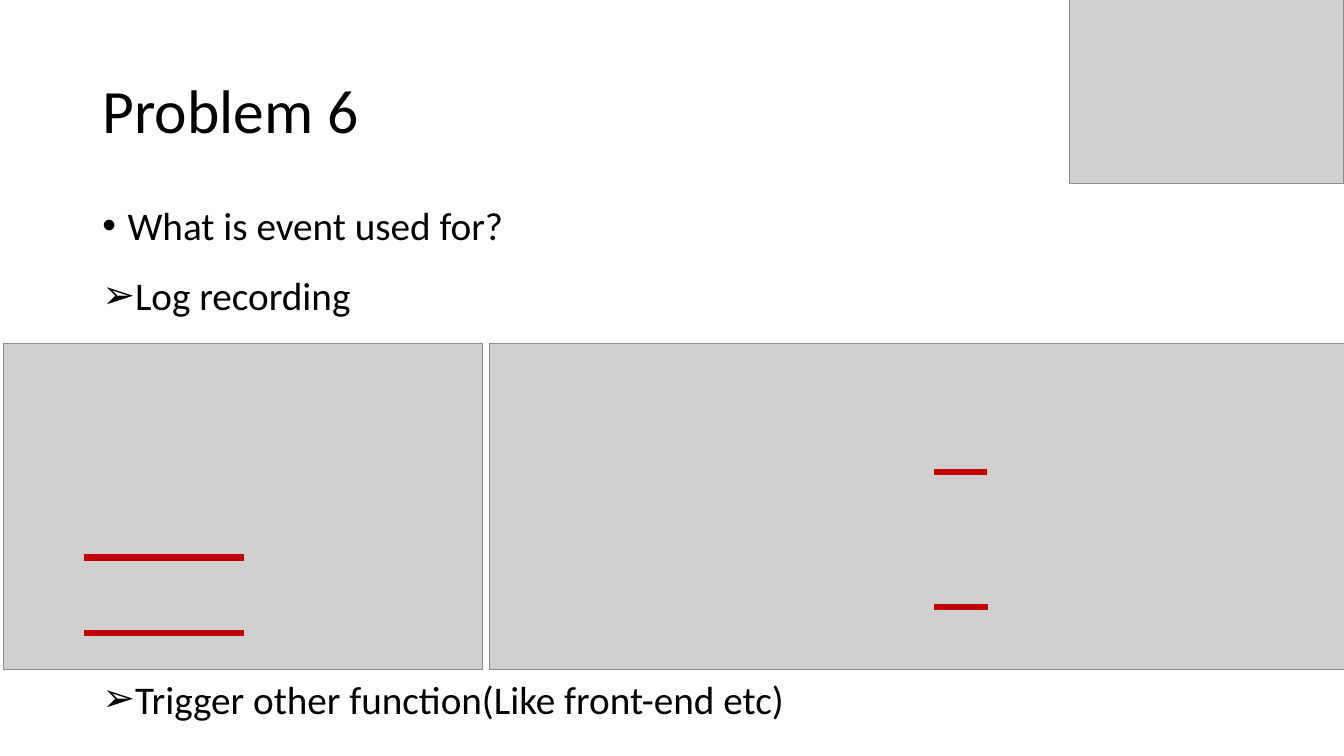
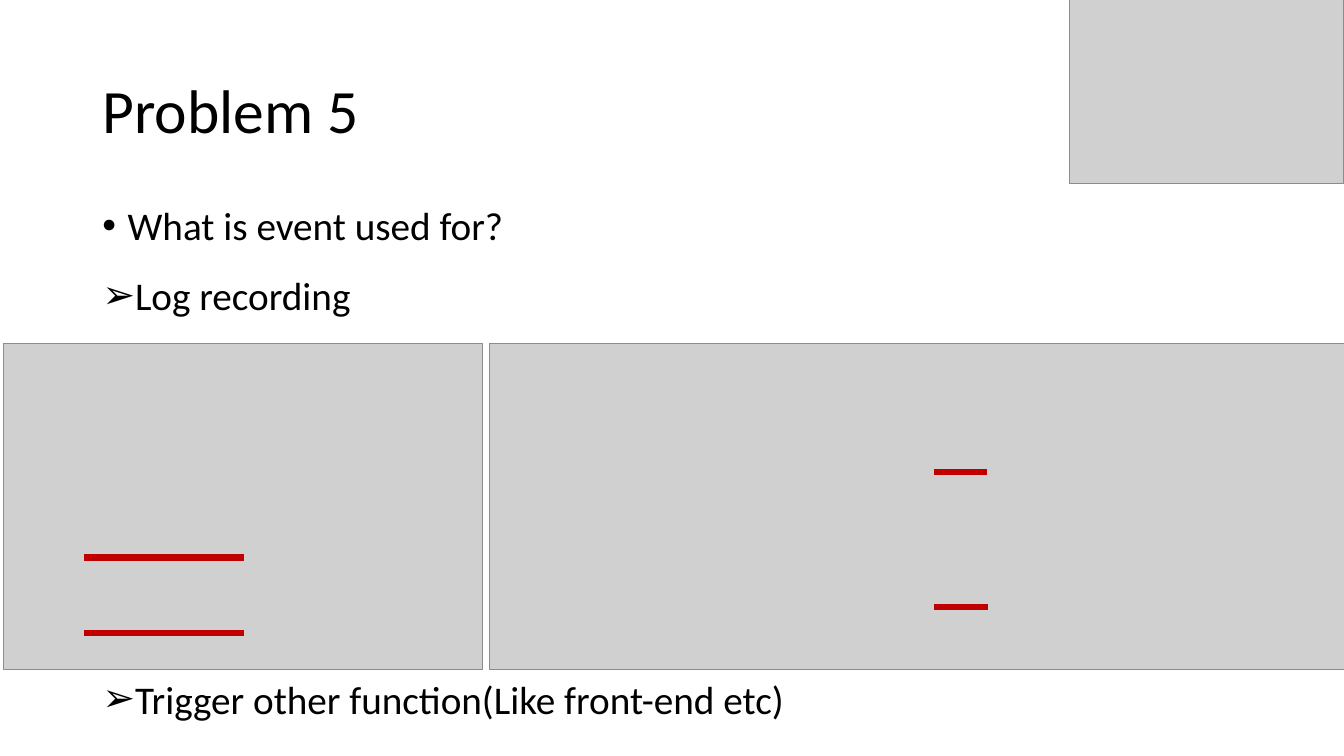
Before and after one commit to ryu9827/bootcamp-slices, a slide deck: slide 14 of Presentation-Bruce.pptx (slide 15 before the commit). Drawn at 1344x756 pixels with LibreOffice and Linux fonts; fonts in the diff are those of the drawing; grey boxes stand for pictures. Boxes give left, top, right and bottom in pixels: in the first picture for what was removed or moved away, otherwise in the second. Text is boxed around its words. In the diff, an @@ line names an element or a change of style, - is before the commit and + after.

Commit message:
review version
correct typos.
add thank you slice.

```diff
--- a/Presentation-Bruce.pptx
+++ b/Presentation-Bruce.pptx
@@ title at (102, 90, 358, 134): text changed @@
-Problem 6
+Problem 5
```
Also in this commit, not shown: 3 other slides changed, 1 slide added, 2 slides removed.
